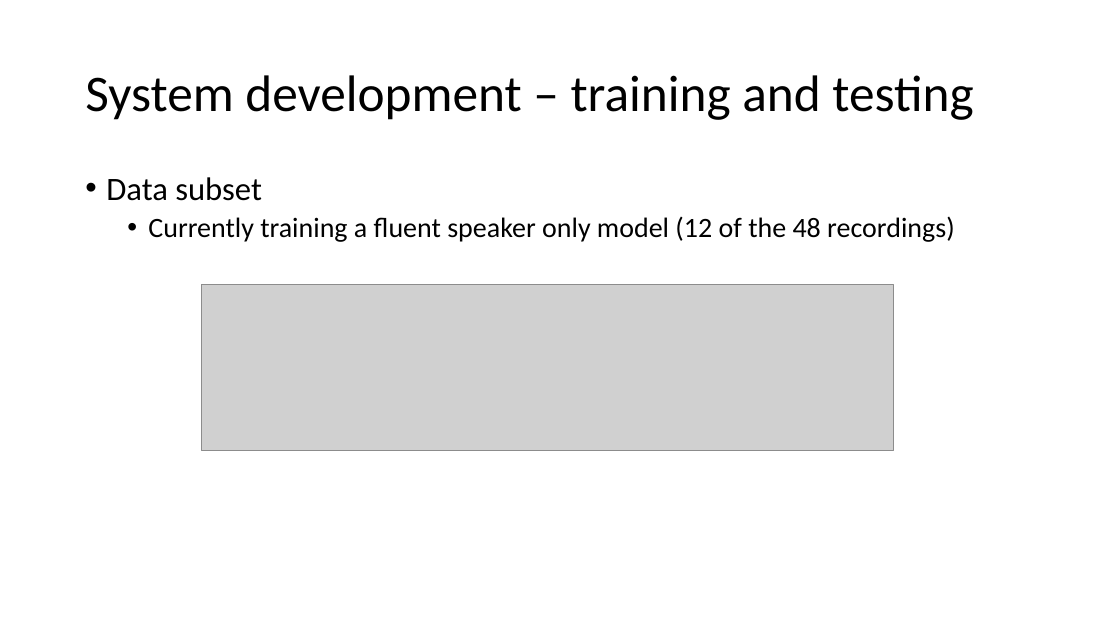
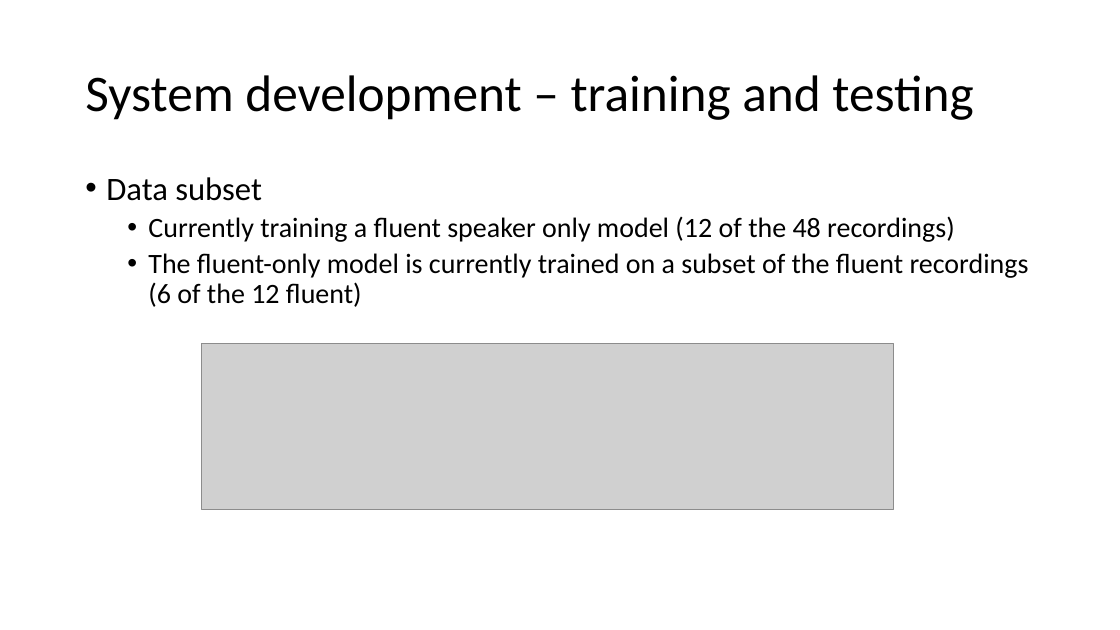
Before and after one commit to s4sg-workshop/s4sg-workshop.github.io, a slide deck: slide 14 of assets/presentations/1.2.pptx. Drawn at 1120x630 pixels with LibreOffice and Linux fonts; fonts in the diff are those of the drawing; grey boxes stand for pictures. Boxes give left, top, right and bottom in pixels: in the first picture for what was removed or moved away, otherwise in the second. Text is boxed around its words. In the diff, an @@ line names an element or a change of style, - is before the commit and + after.

Commit message:
update 1.2 ppt

```diff
--- a/assets/presentations/1.2.pptx
+++ b/assets/presentations/1.2.pptx
@@ text at bbox=[148, 253, 1029, 307]: paragraph added @@
+  • The fluent-only model is currently trained on a subset of the fluent recordings (6 of the 12 fluent)
@@ picture: place and size @@
-picture at bbox=[201, 285, 894, 450]
+picture at bbox=[201, 344, 894, 509]
```
Also in this commit, not shown: 2 other slides changed.
